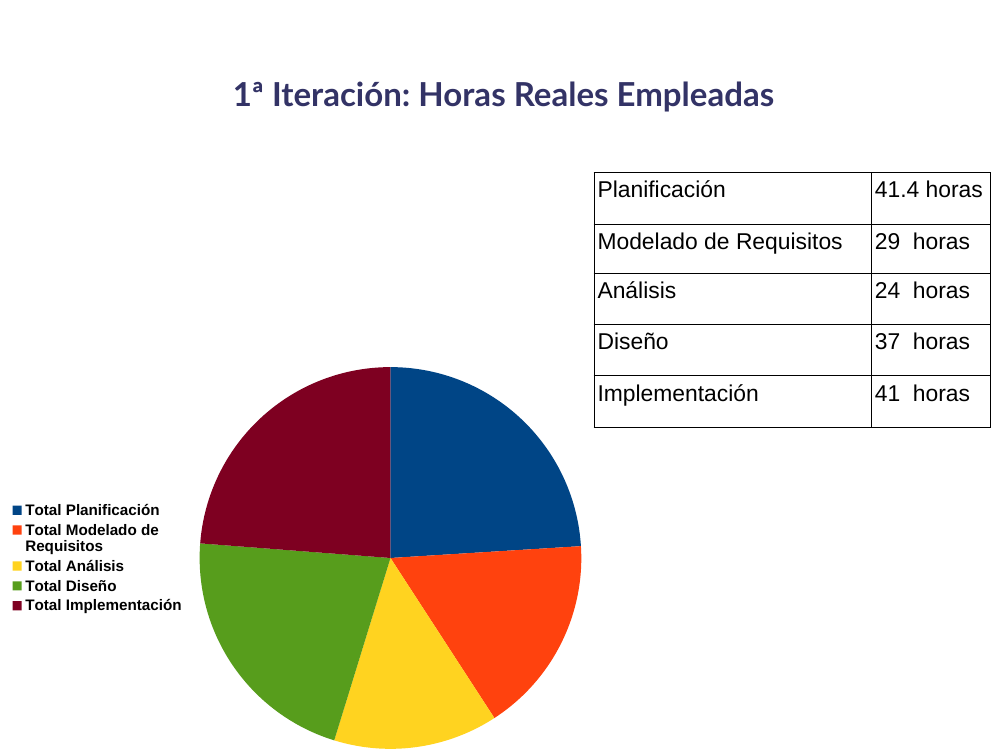
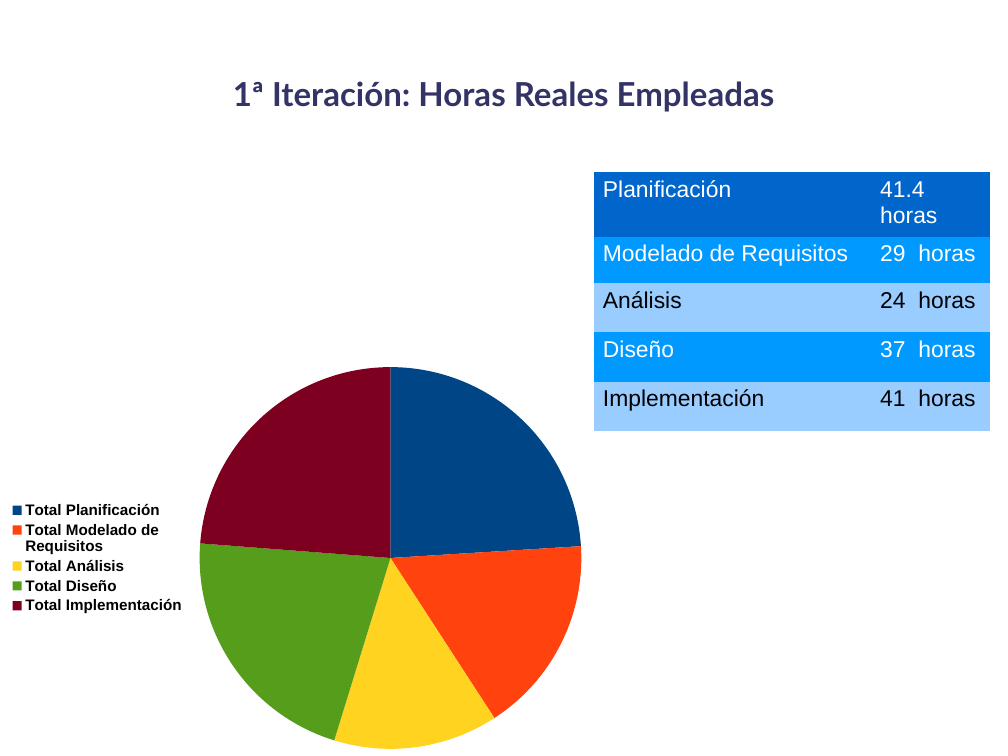
Before and after one commit to danoco78/touchteam, a slide deck: slide 2 of 1_iteracion/Planificación/InformacionPresentacion/[Adrián]Presentación.odp. Drawn at 1008x756 pixels with LibreOffice and Linux fonts; fonts in the diff are those of the drawing. Boxes give left, top, right and bottom in pixels: in the first picture for what was removed or moved away, otherwise in the second. Text is boxed around its words. In the diff, an @@ line names an element or a change of style, - is before the commit and + after.

```diff
--- a/1_iteracion/Planificación/InformacionPresentacion/[Adrián]Presentación.odp
+++ b/1_iteracion/Planificación/InformacionPresentacion/[Adrián]Presentación.odp
@@ table at <box>595,173,991,428</box> @@
@@ fill none to #0066CC in row 1 @@
@@ fill none to #0099FF in 4 cells @@
@@ fill none to #99CCFF in 4 cells @@
@@ text colour #000000 to #FFFFFF in "Planificación", "41.4 horas", "Modelado de Requisitos", "29 horas" and 2 more places @@
@@ borders changed @@
```
Also in this commit, not shown: 4 other slides changed.
